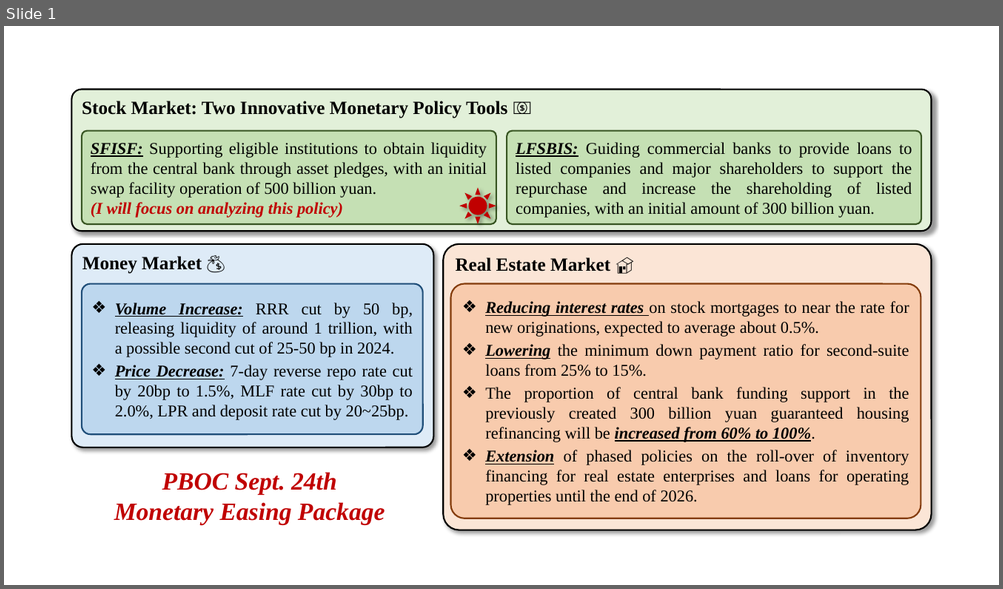
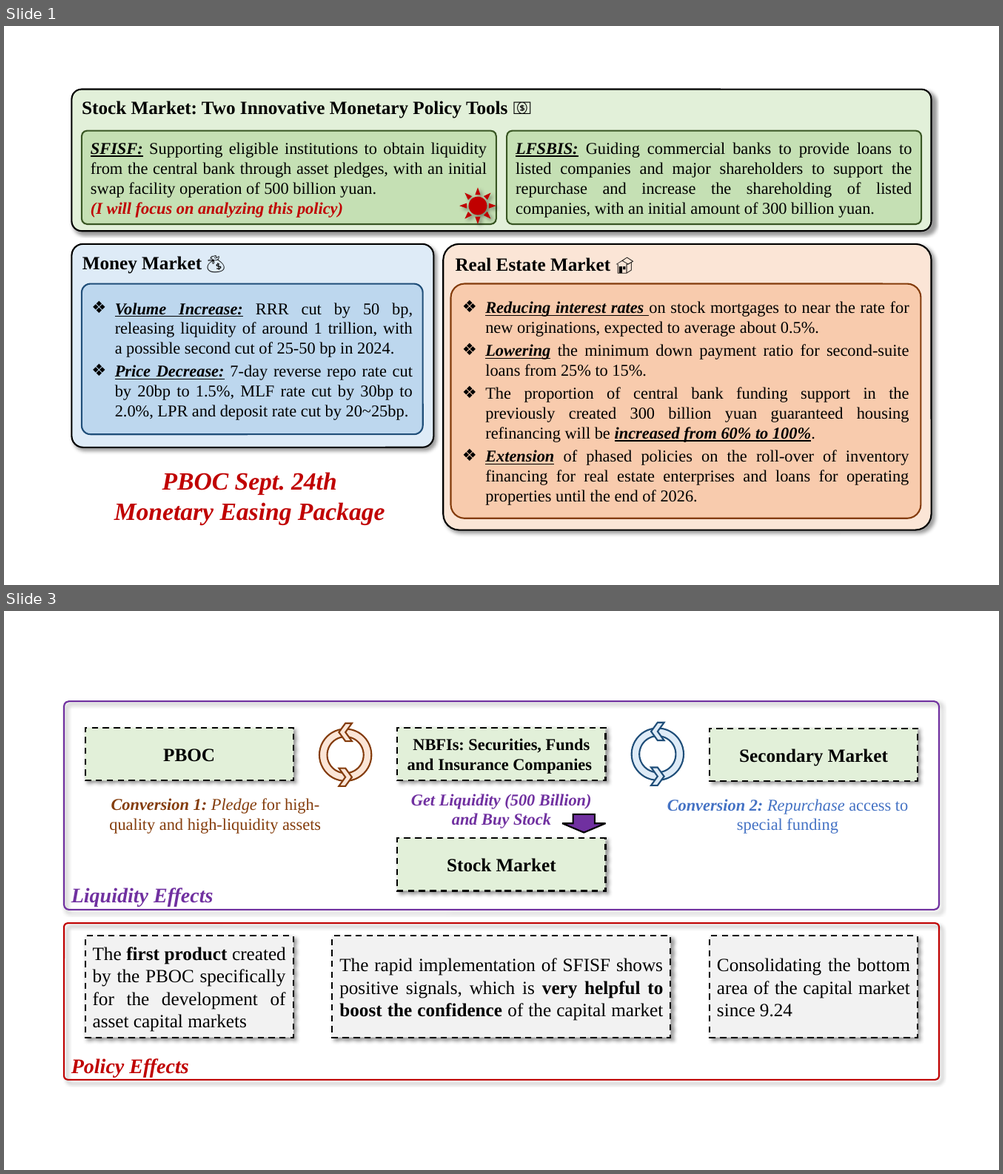
Before and after one commit to KarryRen/FMIC, a slide deck: HomeWorks/homework1/images.pptx. Shown one above the other, each under a label of ours: slide 1 before the commit, slides 1 and 3 after it; the slides between them are not shown. The pictures are 1003x589 and 1003x1174 pixels, drawn with LibreOffice and Linux fonts; fonts in the diff are those of the drawing. Boxes give left, top, right and bottom in pixels: in the first picture for what was removed or moved away, otherwise in the second. Text is boxed around its words. In the diff, an @@ line names an element or a change of style, - is before the commit and + after.

```diff
--- a/HomeWorks/homework1/images.pptx
+++ b/HomeWorks/homework1/images.pptx
@@ slide 3 added at [4, 611, 999, 1170], background #FFFFFF @@
@@ group added at [64, 701, 939, 1080]: 7 rectangles, 5 texts, 4 chevrons, 2 rounded rectangles, 2 donuts, 1 down arrow @@
+Liquidity Effects
+Get Liquidity (500 Billion) and Buy Stock
+PBOC
+NBFIs: Securities, Funds and Insurance Companies
+Secondary Market
+Conversion 1: Pledge for high-quality and high-liquidity assets
+Conversion 2: Repurchase access to special funding
+Stock Market
+Policy Effects
+The first product created by the PBOC specifically for the development of asset capital markets
+The rapid implementation of SFISF shows positive signals, which is very helpful to boost the confidence of the capital market
+Consolidating the bottom area of the capital market since 9.24
```
Also in this commit, not shown: 2 other slides added, 1 slide removed, 11 other files.
